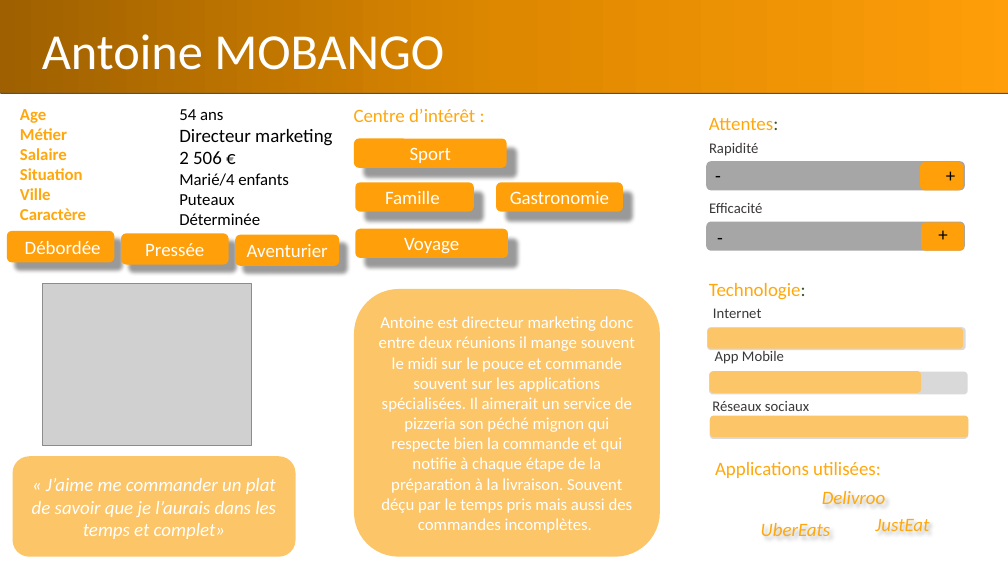
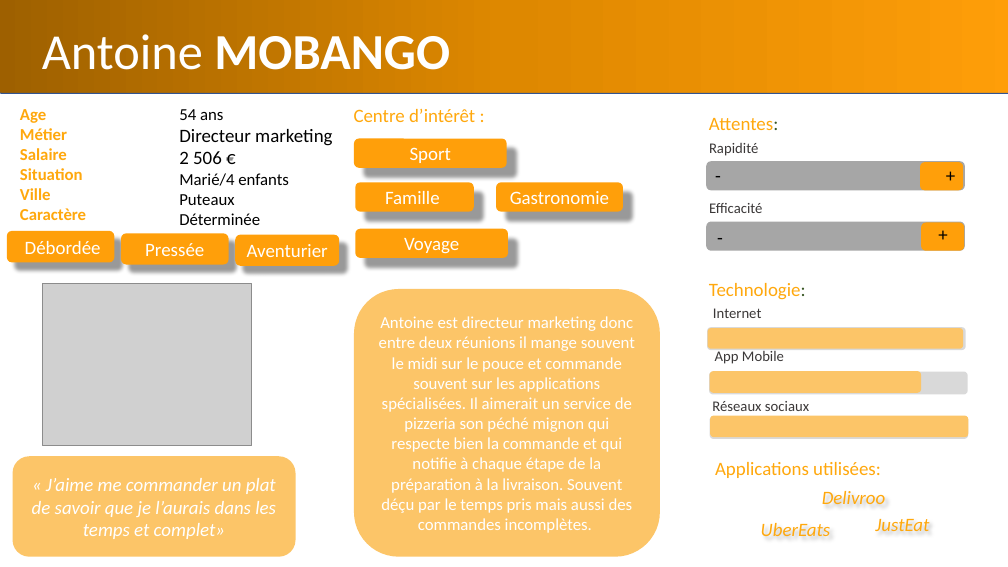
Before and after one commit to Keltoum-BLK/projet_6, a slide deck: slide 5 of persona et shéma de fonctionnement ecommerce.pptx. Drawn at 1008x567 pixels with LibreOffice and Linux fonts; fonts in the diff are those of the drawing; grey boxes stand for pictures. Boxes give left, top, right and bottom in pixels: in the first picture for what was removed or moved away, otherwise in the second. Text is boxed around its words. In the diff, an @@ line names an element or a change of style, - is before the commit and + after.

```diff
--- a/persona et shéma de fonctionnement ecommerce.pptx
+++ b/persona et shéma de fonctionnement ecommerce.pptx
@@ rounded rectangle "Antoine MOBANGO" at (0, 0, 1008, 93): bold on in "MOBANGO" @@
```
Also in this commit, not shown: 1 other file.
